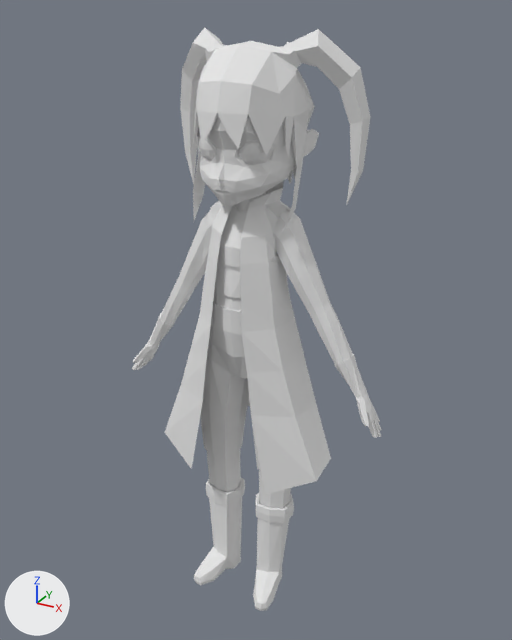
The Blender file 02_PRODUCTION/model.blend: old version first, new version second.
Before and after are seen from a 50 mm camera at (0.724, -1.296, 1.371) aimed at (-0.001, 0.024, 0.711). Every picture has the same lights, and +X, +Y and +Z are marked at lower left.

Names of what the first picture shows: 'Sphere', 'jacket', 'model'.
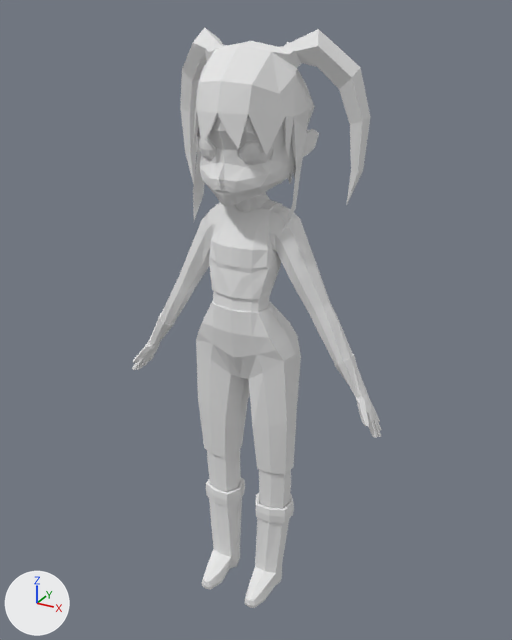
Patch to the scene script:
```diff
--- a/02_PRODUCTION/model.blend.py
+++ b/02_PRODUCTION/model.blend.py
@@ me_cube_003 @@
 # used by ob_model
-me_cube_003.from_pydata(...)  # 761 vertices, 806 faces, 2 loose edges; spans x 0.0..0.33, y -0.13..0.14, z 0.001..1.335
+me_cube_003.from_pydata(...)  # 759 vertices, 806 faces, 2 loose edges; spans x 0.0..0.33, y -0.134..0.14, z 0.001..1.335
+# me_cube_003 part 1
+# 44 vertices move from x 0.033..0.11, y -0.13..0.011, z 0.001..0.055 to x 0.032..0.097, y -0.134..0.012, z 0.001..0.055
 me_cube_003.materials.append(mat_default)
@@ ob_jacket @@
 _m = ob_jacket.modifiers.new('Mirror', 'MIRROR')
 _m.use_clip = True
+ob_jacket.hide_viewport = True
```

Where the change shows, as pixel boxes [x1, y1, x2, y2] in the pictures (512 x 640 px; the box of a moved part takes in the faces that stretch with it):
'model', reshaped
    before: [132, 27, 381, 611]
    after: [132, 27, 381, 608]
'jacket', hidden
    before: [165, 181, 331, 495]
part 1 of me_cube_003, moved or reshaped
    before: [194, 498, 290, 611]
    after: [201, 498, 290, 608]
